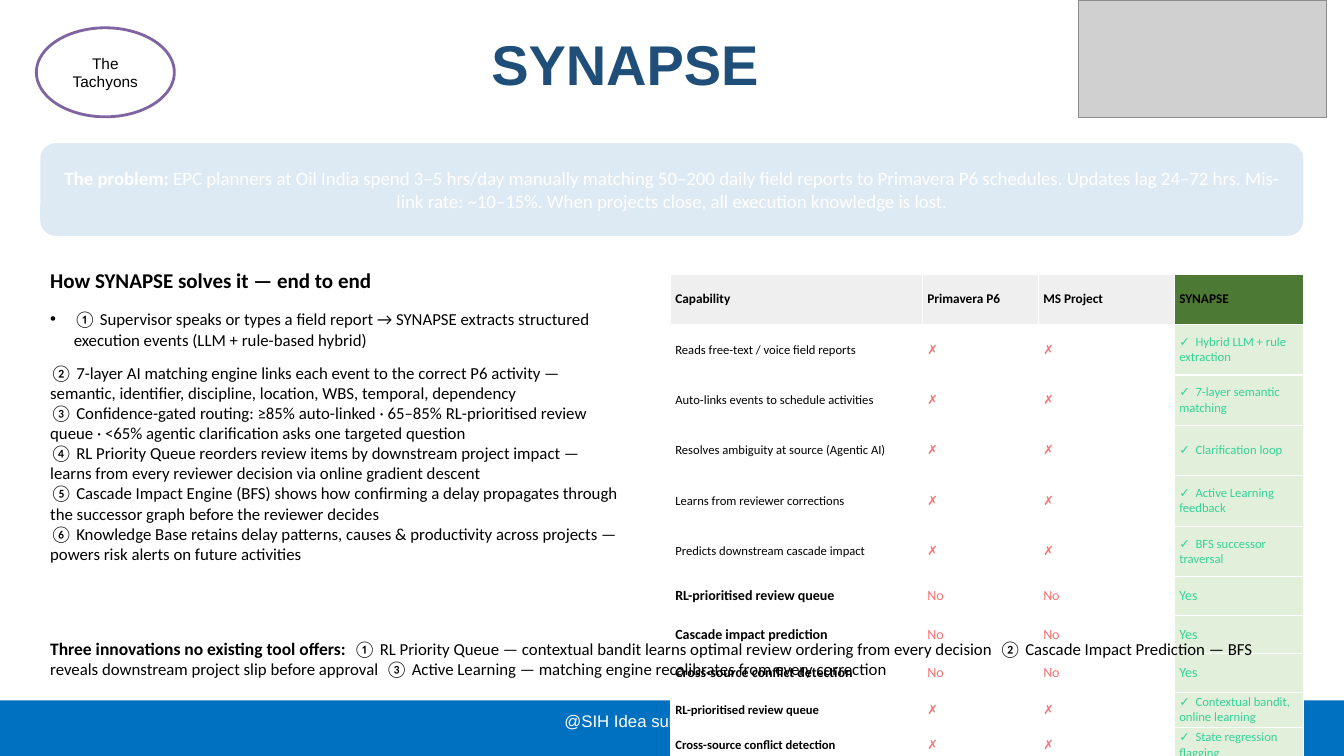
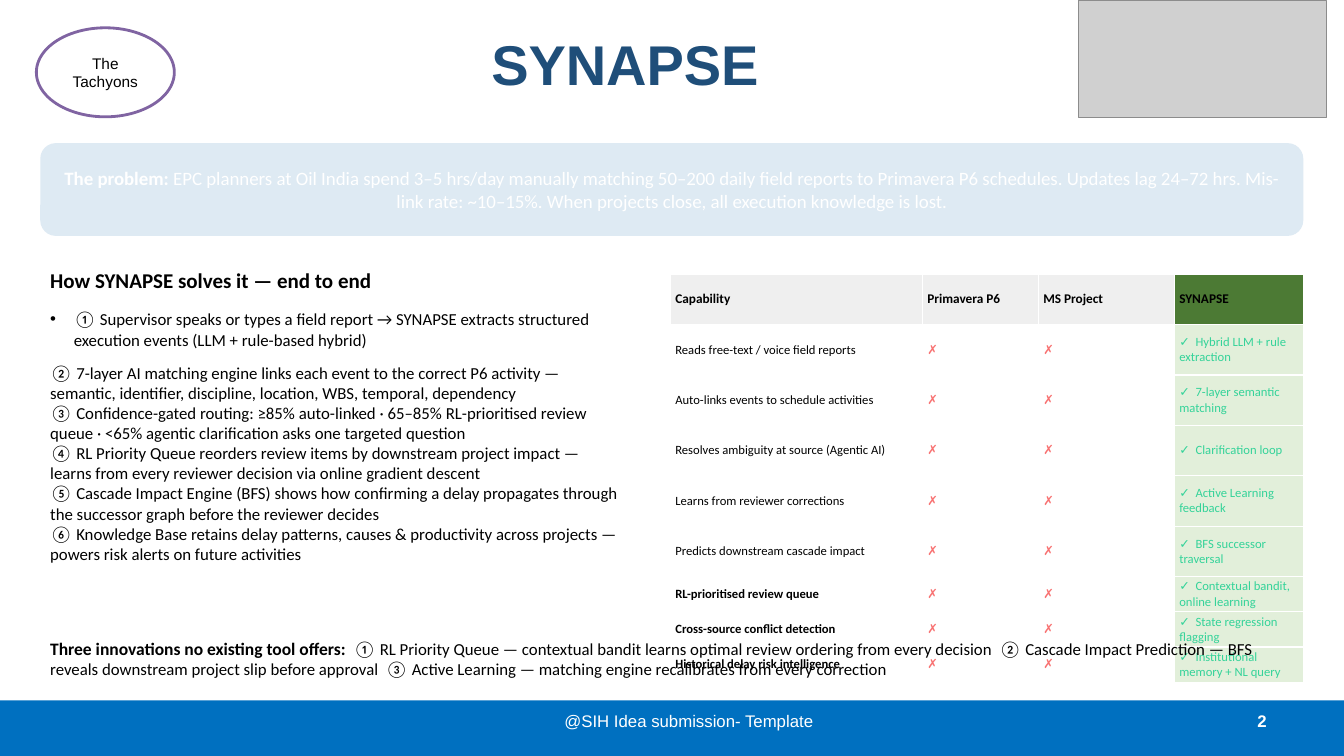
Before and after one commit to Amrithalekshmy/synapse, a slide deck: slide 2 of SYNAPSE_final.pptx. Drawn at 1344x756 pixels with LibreOffice and Linux fonts; fonts in the diff are those of the drawing; grey boxes stand for pictures. Boxes give left, top, right and bottom in pixels: in the first picture for what was removed or moved away, otherwise in the second. Text is boxed around its words. In the diff, an @@ line names an element or a change of style, - is before the commit and + after.

Commit message:
Rebuild SYNAPSE_final.pptx with national-level SIH content from specifications
Slides 2–6 rewritten with:
- Problem statement and 6-step end-to-end solution flow
- 9-row capability comparison vs Primavera P6 / MS Project
- Three key innovations: RL Priority Queue, Cascade Impact, Active Learning
- Technical approach: 6 AI capabilities + 10-row tech stack with justifications
- Feasibility & viability backed by 12,800 LOC / 220 tests / 30 API endpoints
- Quantified impact: update lag 24–72h→real-time, planner time 3–5h→<30min
- Research grounding: Sentence-BERT, contextual bandits, BFS graph analysis
- Risk table with honest probability/impact/mitigation assessment

```diff
--- a/SYNAPSE_final.pptx
+++ b/SYNAPSE_final.pptx
@@ table at bbox=[670, 274, 1304, 683] @@
-row 7: RL-prioritised review queue | No | No | Yes
-row 8: Cascade impact prediction | No | No | Yes
-row 9: Cross-source conflict detection | No | No | Yes
@@ page number added at bbox=[1257, 715, 1266, 727], 12 pt, text #FFFFFF, bold @@
+2
```
Also in this commit, not shown: 1 other slide changed, 2 other files.
